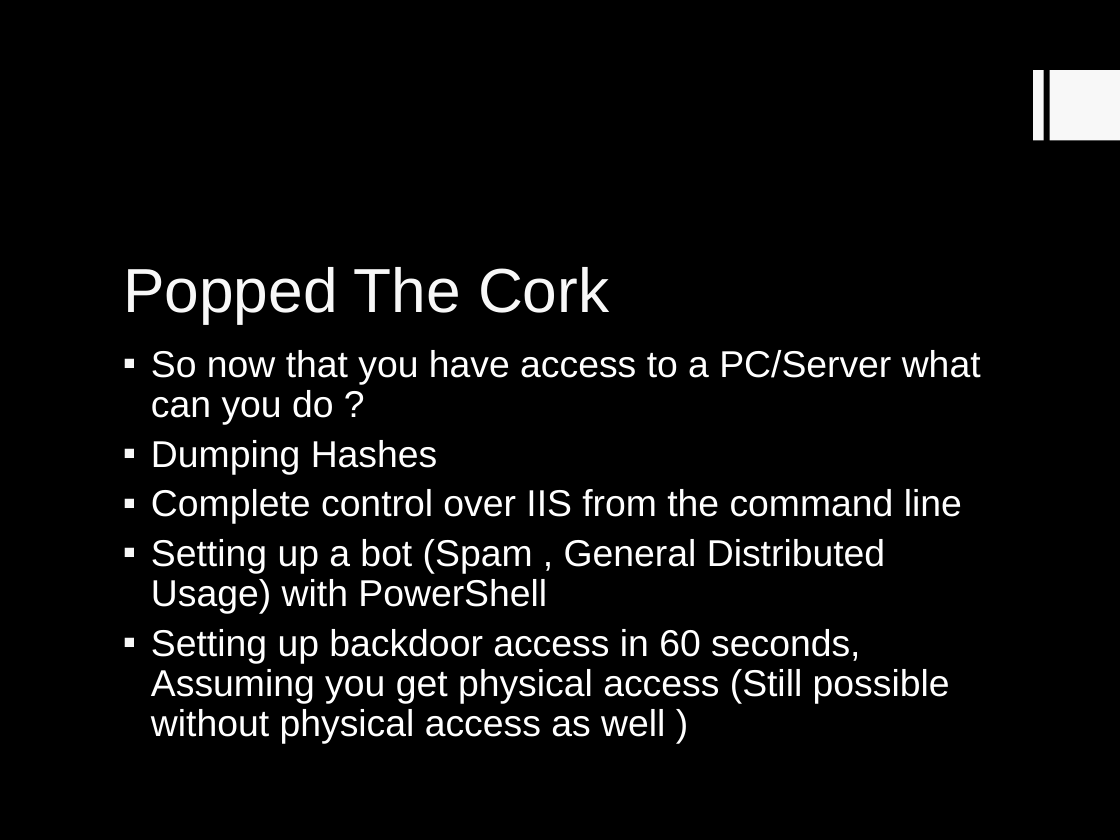
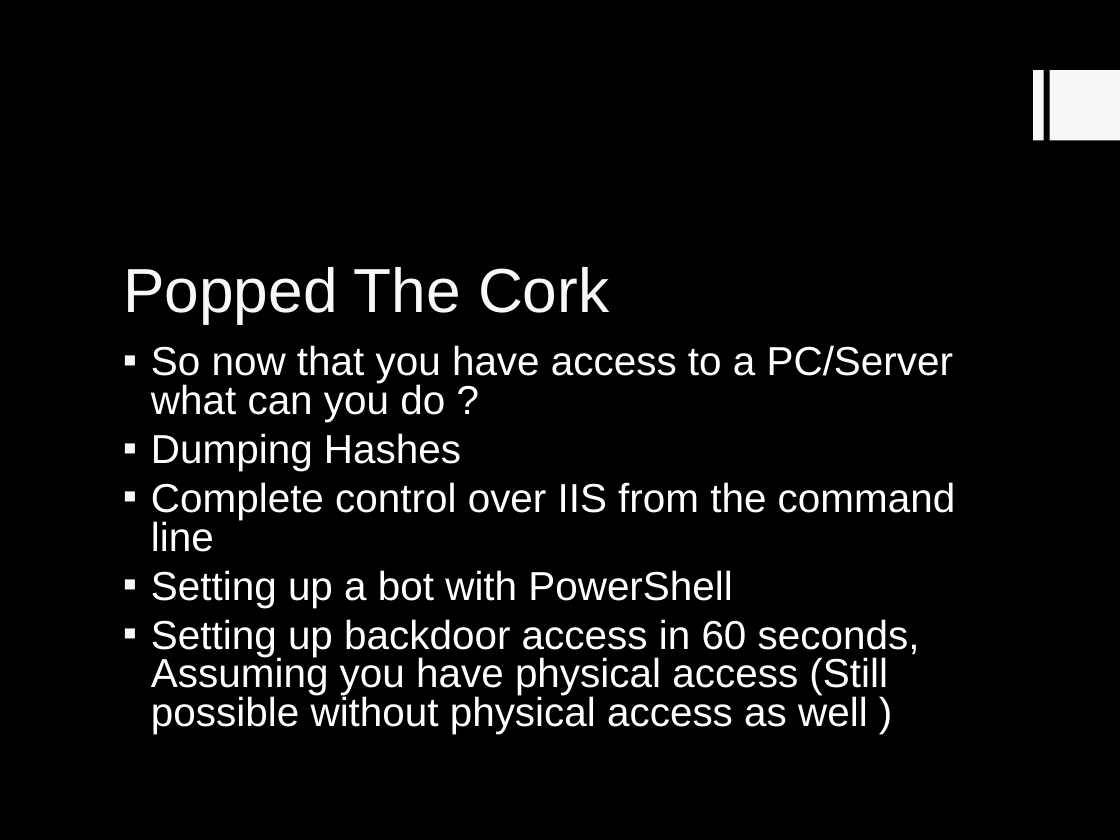
Before and after one commit to RC1140/ZaCon, a slide deck: slide 11 of PowerShell what every haXor needs to know.ppt. Drawn at 1120x840 pixels with LibreOffice and Linux fonts; fonts in the diff are those of the drawing. Boxes give left, top, right and bottom in pixels: in the first picture for what was removed or moved away, otherwise in the second. Text is boxed around its words. In the diff, an @@ line names an element or a change of style, - is before the commit and + after.

Commit message:
Again minor updates to slides

```diff
--- a/PowerShell what every haXor needs to know.ppt
+++ b/PowerShell what every haXor needs to know.ppt
@@ text at <box>151,345,956,552</box>: size 24 to 26 pt in "So now that you have access to ...", "Dumping Hashes", "Complete control over IIS from the command ..."; line spacing 0.9 to 0.8 @@
@@ text at <box>151,570,920,734</box>: text changed; size 24 to 26 pt @@
-▪ Setting up a bot (Spam , General Distributed Usage) with PowerShell
-▪ Setting up backdoor access in 60 seconds, Assuming you get physical access (Still possible without physical access as well )
+▪ Setting up a bot with PowerShell
+▪ Setting up backdoor access in 60 seconds, Assuming you have physical access (Still possible without physical access as well )
```
Also in this commit, not shown: 1 other slide changed, 1 slide added, 2 slides removed.
